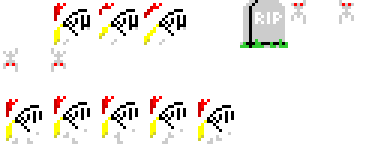
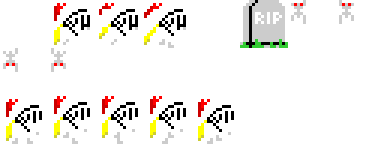
Revision of a layered 384 × 144 image; what changed, layer by layer:
painted on "Pasted Layer" over [162, 42, 174, 48]
